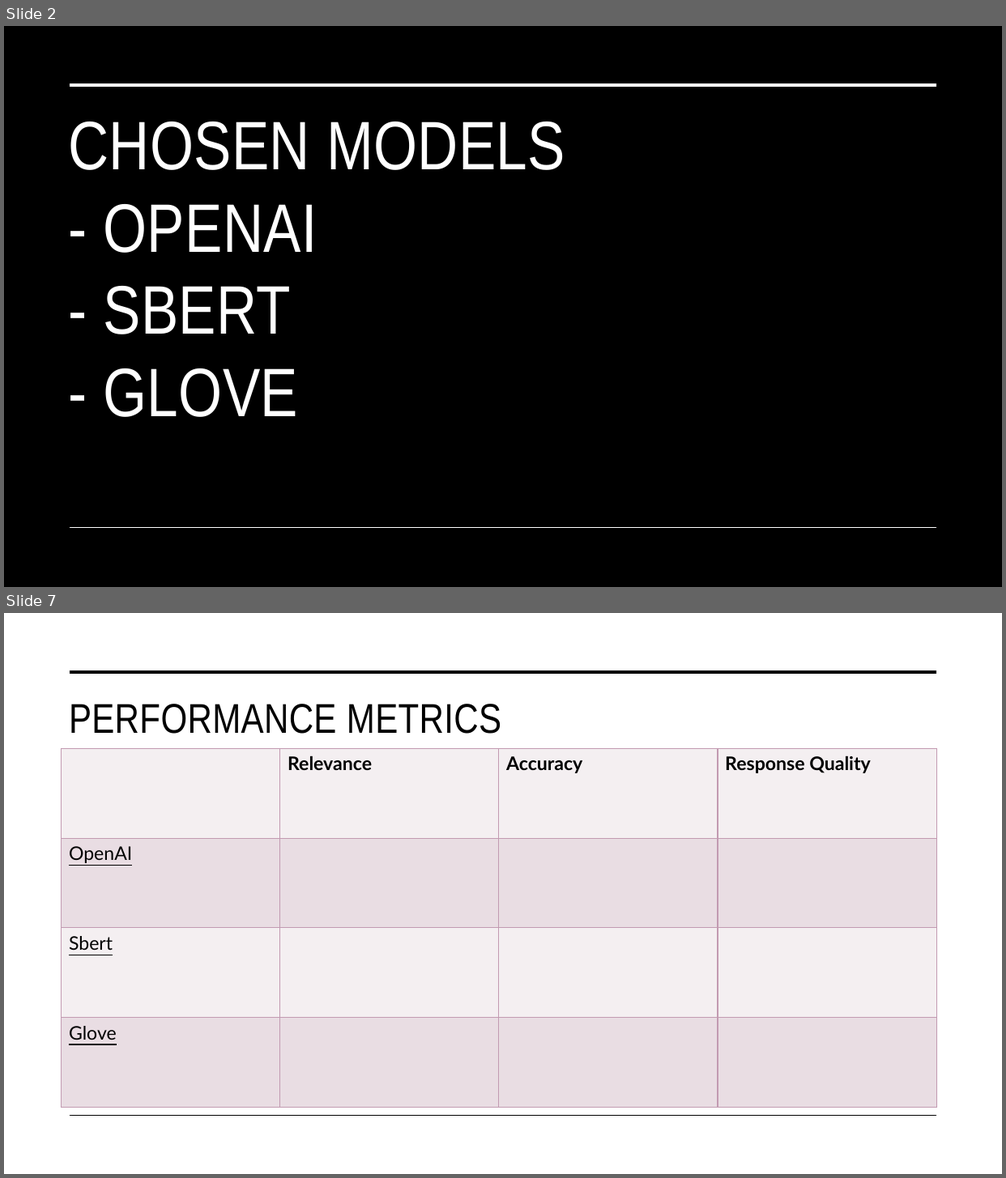
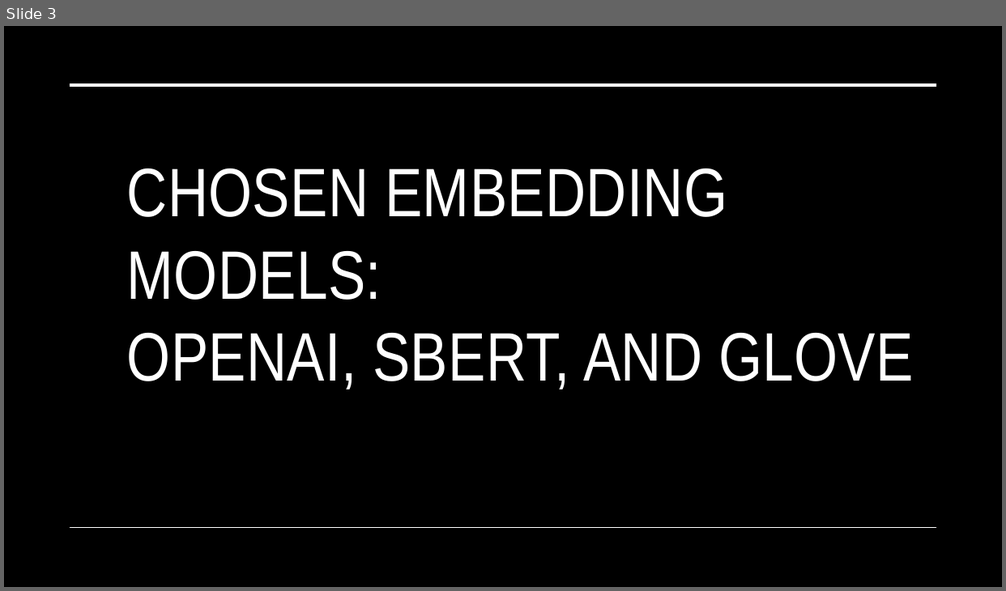
Before and after one commit to mollieeh/RAG, a slide deck: presentation_and_report/AP_RAG_presentation.pptx. Shown one above the other, each under a label of ours: slides 2 and 7 before the commit, slide 3 after it; the slides between them are not shown. The pictures are 1006x1178 and 1006x591 pixels, drawn with LibreOffice and Linux fonts; fonts in the diff are those of the drawing. Boxes give left, top, right and bottom in pixels: in the first picture for what was removed or moved away, otherwise in the second. Text is boxed around its words. In the diff, an @@ line names an element or a change of style, - is before the commit and + after.

```diff
--- a/presentation_and_report/AP_RAG_presentation.pptx
+++ b/presentation_and_report/AP_RAG_presentation.pptx
@@ slide 7 removed at [4, 613, 1002, 1174], background #FFFFFF @@
@@ line removed from (70, 672) to (937, 672) @@
@@ title removed at [69, 704, 501, 734] @@
-PERFORMANCE METRICS
@@ table removed at [62, 748, 936, 1108], 4 rows, 4 columns @@
- | Relevance | Accuracy | Response Quality
-OpenAI |  |  | 
-Sbert |  |  | 
-Glove |  |  | 
@@ line removed from (70, 1116) to (937, 1116) @@
@@ what was slide 2 is now slide 3 @@
@@ slide 3 changed as well @@
@@ title at [127, 169, 914, 390]: text changed @@
-CHOSEN MODELS
-- OPENAI
-- SBERT
-- GLOVE
+CHOSEN EMBEDDING MODELS:
+OPENAI, SBERT, AND GLOVE
```
Also in this commit, not shown: 2 other slides changed, 7 slides added, 5 other slides removed, 4 other files.
